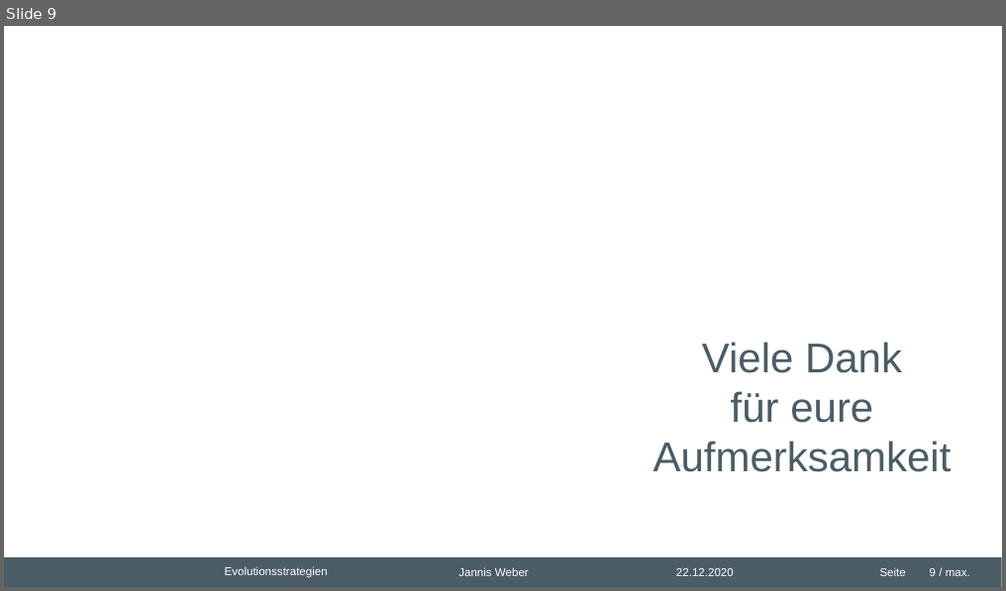
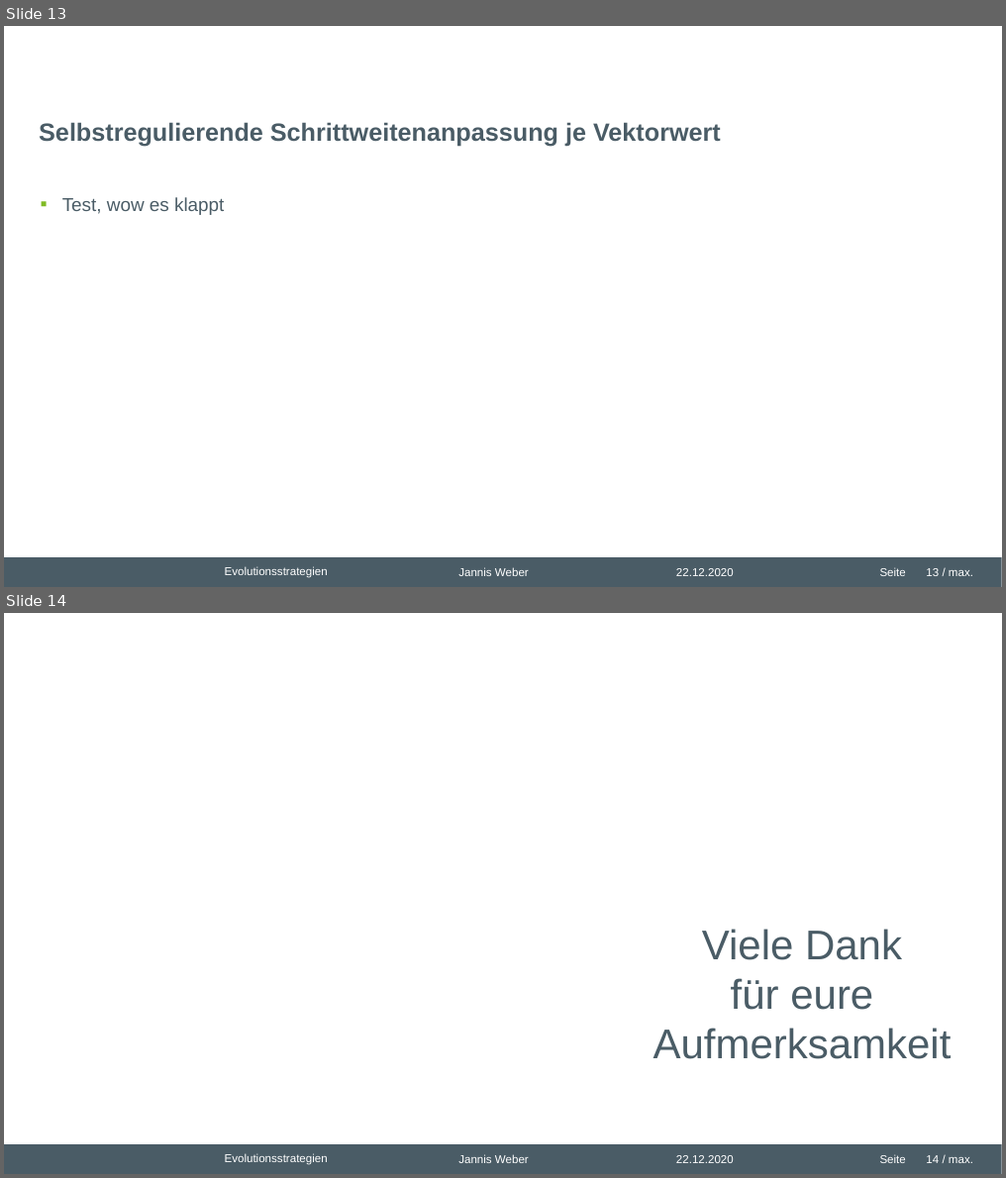
Before and after one commit to nhrt/Genetic-Algorithms, a slide deck: Fachvortrag/Präsentation Fachvortrag.pptx. Shown one above the other, each under a label of ours: slide 9 before the commit, slides 13 and 14 after it. The pictures are 1006x591 and 1006x1178 pixels, drawn with LibreOffice and Linux fonts; fonts in the diff are those of the drawing; grey boxes stand for pictures; background and template pictures are left out. Boxes give left, top, right and bottom in pixels: in the first picture for what was removed or moved away, otherwise in the second. Text is boxed around its words. In the diff, an @@ line names an element or a change of style, - is before the commit and + after.

```diff
--- a/Fachvortrag/Präsentation Fachvortrag.pptx
+++ b/Fachvortrag/Präsentation Fachvortrag.pptx
@@ slide 13 added at box(4, 26, 1002, 587), background #FFFFFF; not listed: 6 template elements that a slide beside it also shows @@
@@ title added at box(39, 122, 721, 146), 24 pt, text #4A5C66, bold @@
+Selbstregulierende Schrittweitenanpassung je Vektorwert
@@ text added at box(62, 197, 224, 215), 18 pt, text #4A5C66 @@
+▪ Test, wow es klappt
@@ what was slide 9 is now slide 14 @@
@@ page number at box(926, 1156, 973, 1163): text changed @@
-9 / max.
+14 / max.
```
Also in this commit, not shown: 4 other slides added, 3 other files.
